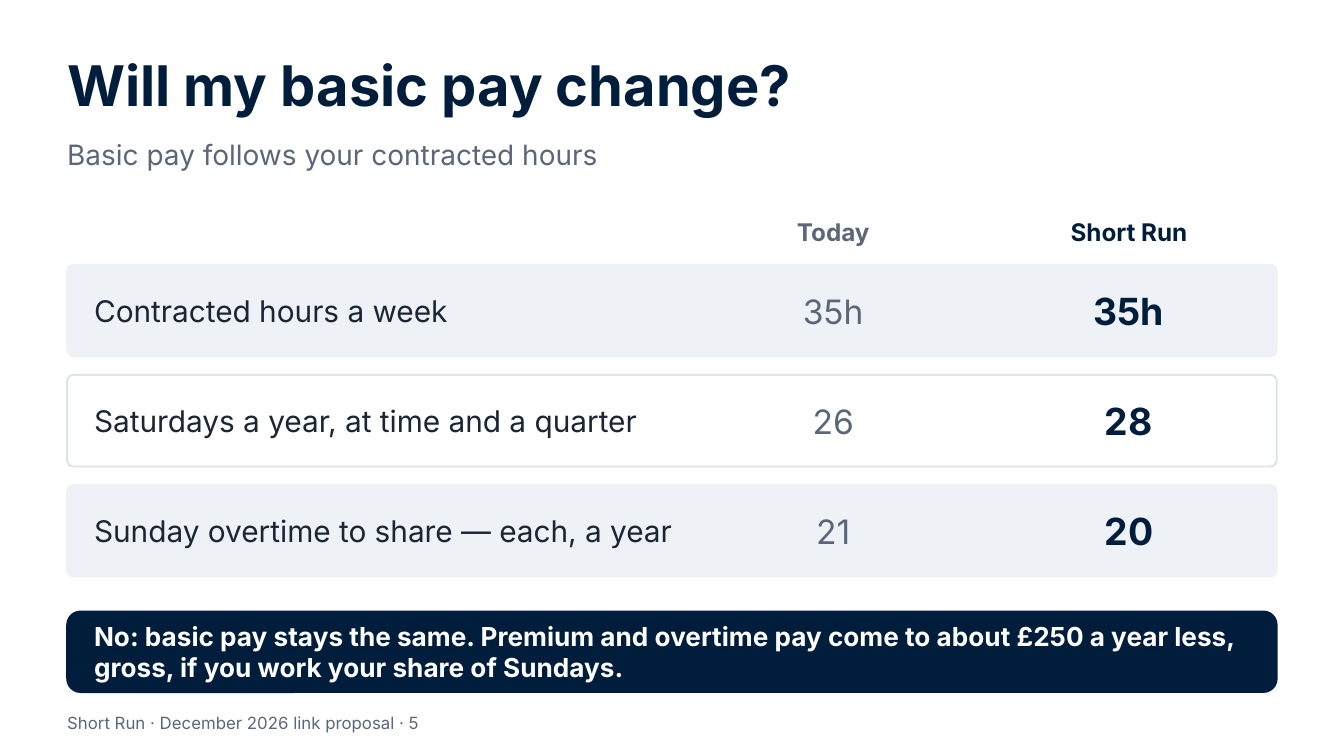
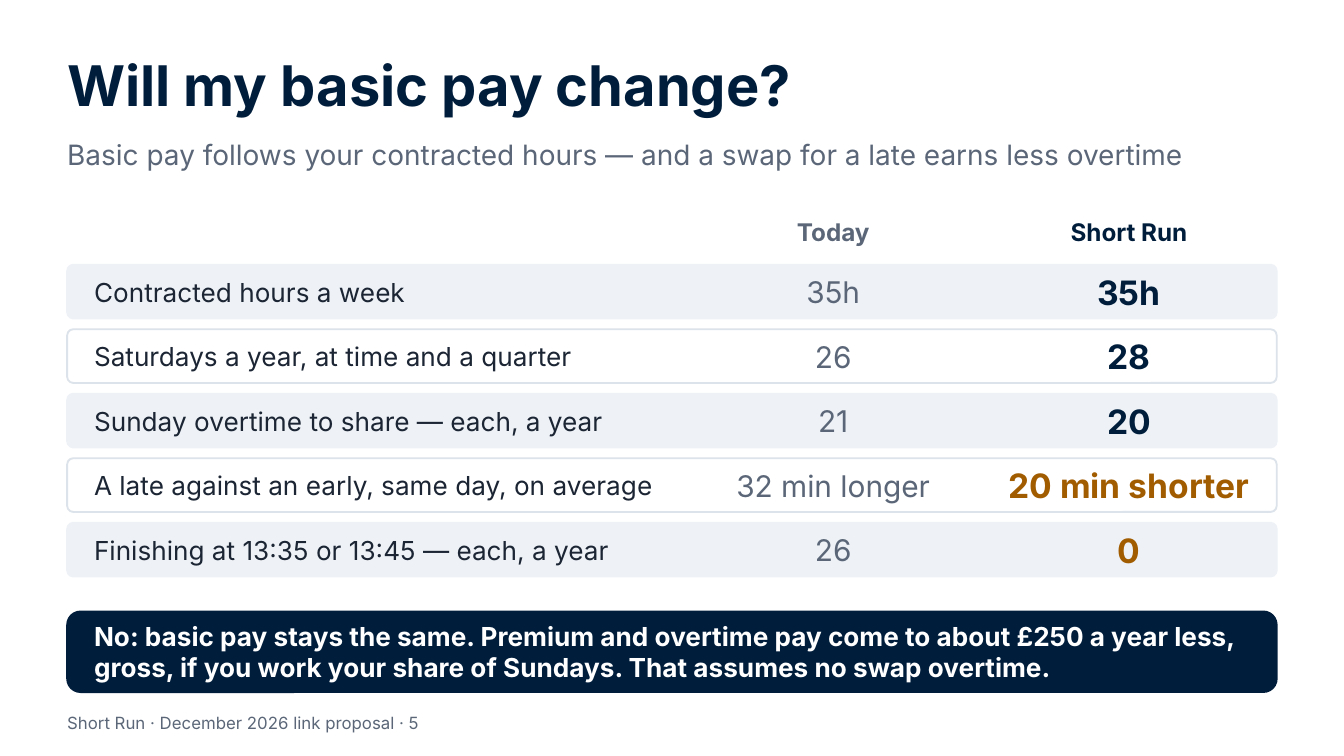
Before and after one commit to Garethdavidmiller/roster-app, a slide deck: slide 5 of docs/links-26/presentations/Short-Run-for-colleagues.pptx. Drawn at 1344x756 pixels with LibreOffice and Linux fonts; fonts in the diff are those of the drawing. Boxes give left, top, right and bottom in pixels: in the first picture for what was removed or moved away, otherwise in the second. Text is boxed around its words. In the diff, an @@ line names an element or a change of style, - is before the commit and + after.

```diff
--- a/docs/links-26/presentations/Short-Run-for-colleagues.pptx
+++ b/docs/links-26/presentations/Short-Run-for-colleagues.pptx
@@ text at <box>67,143,1182,171</box>: text changed @@
-Basic pay follows your contracted hours
+Basic pay follows your contracted hours — and a swap for a late earns less overtime
@@ rounded rectangle: place and size @@
-rounded rectangle at <box>67,265,1277,356</box>
+rounded rectangle at <box>67,265,1277,319</box>
@@ rounded rectangle: place and size @@
-rounded rectangle at <box>67,375,1277,466</box>
+rounded rectangle at <box>67,329,1277,383</box>
@@ text "Saturdays a year, at time ...": place and size @@
-text "Saturdays a year, at time ..." at <box>94,409,637,438</box>
+text "Saturdays a year, at time ..." at <box>94,346,571,372</box>
@@ text "26": place and size @@
-text "26" at <box>813,409,854,435</box>
+text "26" at <box>815,346,852,369</box>
@@ text "28": place and size @@
-text "28" at <box>1105,407,1153,436</box>
+text "28" at <box>1107,344,1150,370</box>
@@ proportions changed in 3 elements at <box>67,265,1277,319</box>, <box>67,329,1277,383</box>, <box>67,394,1277,448</box> @@
@@ rounded rectangle: place and size @@
-rounded rectangle at <box>67,485,1277,577</box>
+rounded rectangle at <box>67,394,1277,448</box>
@@ size 16 to 14 pt in 3 elements at <box>94,282,405,303</box>, <box>94,346,571,372</box>, <box>94,411,602,437</box> @@
@@ text "Sunday overtime to share — ...": place and size @@
-text "Sunday overtime to share — ..." at <box>94,519,672,548</box>
+text "Sunday overtime to share — ..." at <box>94,411,602,437</box>
@@ size 18 to 16 pt in 3 elements at <box>806,281,860,303</box>, <box>815,346,852,369</box>, <box>818,410,848,432</box> @@
@@ text "21": place and size @@
-text "21" at <box>816,519,850,544</box>
+text "21" at <box>818,410,848,432</box>
@@ size 20 to 18 pt in 3 elements at <box>1097,280,1160,306</box>, <box>1107,344,1150,370</box>, <box>1107,409,1151,435</box> @@
@@ text "20": place and size @@
-text "20" at <box>1105,517,1154,546</box>
+text "20" at <box>1107,409,1151,435</box>
@@ rounded rectangle added at <box>67,458,1277,512</box>, fill #FFFFFF, outline #DDE3EA 1 pt @@
@@ text added at <box>94,475,653,501</box>, 14 pt, text #1B2533 @@
+A late against an early, same day, on average
@@ text added at <box>736,474,929,503</box>, 16 pt, text #5B6778 @@
+32 min longer
@@ text added at <box>1009,472,1249,499</box>, 18 pt, text #A15C00, bold @@
+20 min shorter
@@ rounded rectangle added at <box>67,523,1277,577</box>, fill #EEF2F7, outline #EEF2F7 1 pt @@
@@ text added at <box>815,539,852,562</box>, 16 pt, text #5B6778 @@
+26
@@ text added at <box>1118,538,1141,564</box>, 18 pt, text #A15C00, bold @@
+0
@@ text added at <box>94,540,608,566</box>, 14 pt, text #1B2533 @@
+Finishing at 13:35 or 13:45 — each, a year
@@ text at <box>94,626,1235,683</box>: text changed @@
-No: basic pay stays the same. Premium and overtime pay come to about £250 a year less, gross, if you work your share of Sundays.
+No: basic pay stays the same. Premium and overtime pay come to about £250 a year less, gross, if you work your share of Sundays. That assumes no swap overtime.
```
Also in this commit, not shown: 1 other slide changed, 19 other files.
